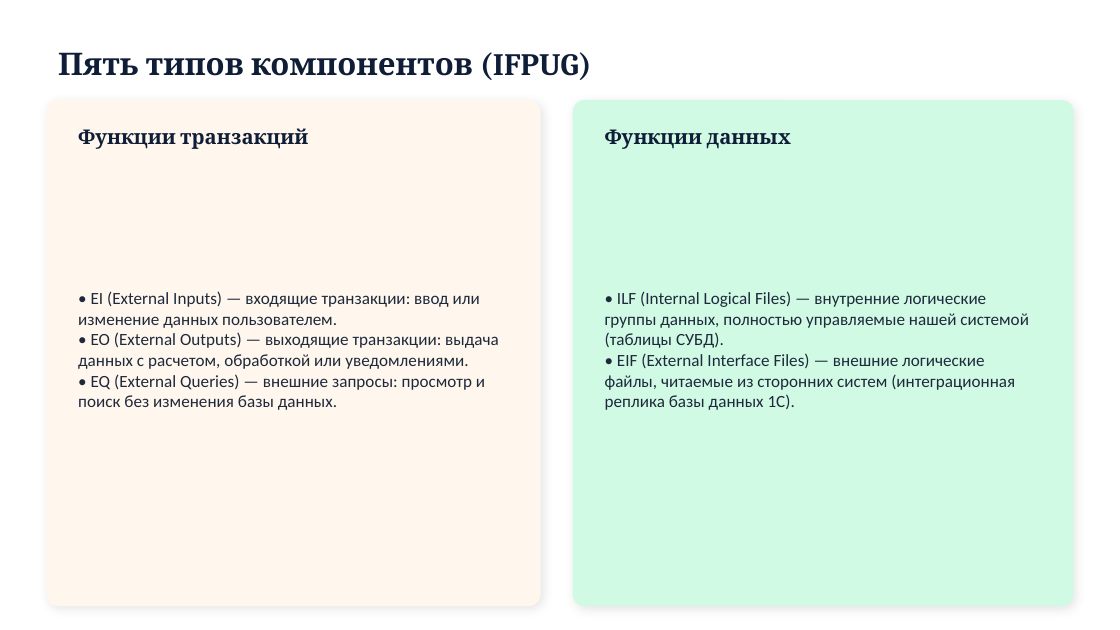
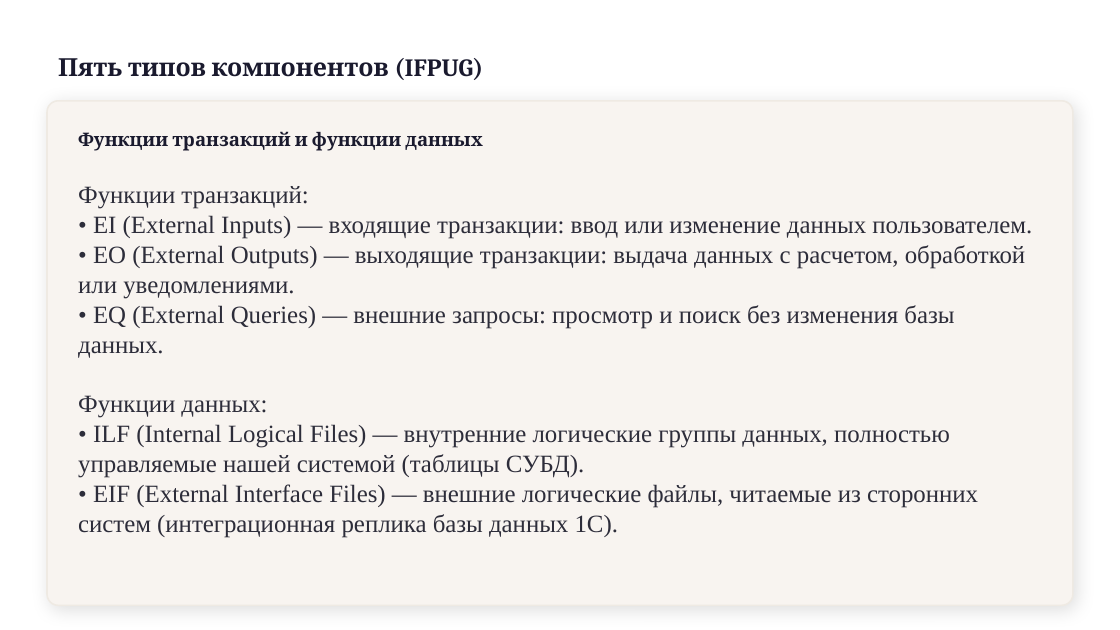
Before and after one commit to x2latte/tppo-presentation-hub--3-, a slide deck: slide 4 of presentations/output/P5_Функциональные_точки.pptx (slide 3 before the commit). Drawn at 1120x630 pixels with LibreOffice and Linux fonts; fonts in the diff are those of the drawing. Boxes give left, top, right and bottom in pixels: in the first picture for what was removed or moved away, otherwise in the second. Text is boxed around its words. In the diff, an @@ line names an element or a change of style, - is before the commit and + after.

```diff
--- a/presentations/output/P5_Функциональные_точки.pptx
+++ b/presentations/output/P5_Функциональные_точки.pptx
@@ text "Пять типов компонентов (IFPUG)" at bbox=[58, 58, 484, 80]: size 20 to 16 pt, text colour #0F1E36 to #1A1A2E @@
@@ rounded rectangle removed at bbox=[47, 101, 540, 605] @@
@@ rounded rectangle added at bbox=[47, 101, 1073, 605], fill #F8F4F0, outline #EFEAE3 1 pt @@
@@ rounded rectangle removed at bbox=[573, 101, 1073, 605] @@
@@ text at bbox=[78, 131, 483, 151]: text changed; size 13 to 12 pt; text colour #0F1E36 to #1A1A2E @@
-Функции данных
+Функции транзакций и функции данных
@@ text removed at bbox=[78, 128, 308, 149] @@
-Функции транзакций
@@ text "Функции транзакций:" at bbox=[78, 186, 1032, 538]: vertical alignment middle to top @@
@@ text at bbox=[78, 186, 308, 209]: paragraph added @@
+Функции транзакций:
@@ text at bbox=[78, 215, 1032, 358]: size 11 to 16 pt, font Calibri to Times New Roman, text colour #1E293B to #2D2D3A in "• EI (External Inputs) — входящие транзакции: ...", "• EO (External Outputs) — выходящие транзакции: ...", "• EQ (External Queries) — внешние запросы: ..." @@
@@ text removed at bbox=[605, 291, 1029, 410] @@
-• ILF (Internal Logical Files) — внутренние логические группы данных, полностью управляемые нашей системой (таблицы СУБД).
-• EIF (External Interface Files) — внешние логические файлы, читаемые из сторонних систем (интеграционная реплика базы данных 1С).
@@ text at bbox=[78, 395, 978, 538]: paragraphs added @@
+Функции данных:
+• ILF (Internal Logical Files) — внутренние логические группы данных, полностью управляемые нашей системой (таблицы СУБД).
+• EIF (External Interface Files) — внешние логические файлы, читаемые из сторонних систем (интеграционная реплика базы данных 1С).
```
Also in this commit, not shown: 13 other slides changed, 1 slide added, 12 other files.
